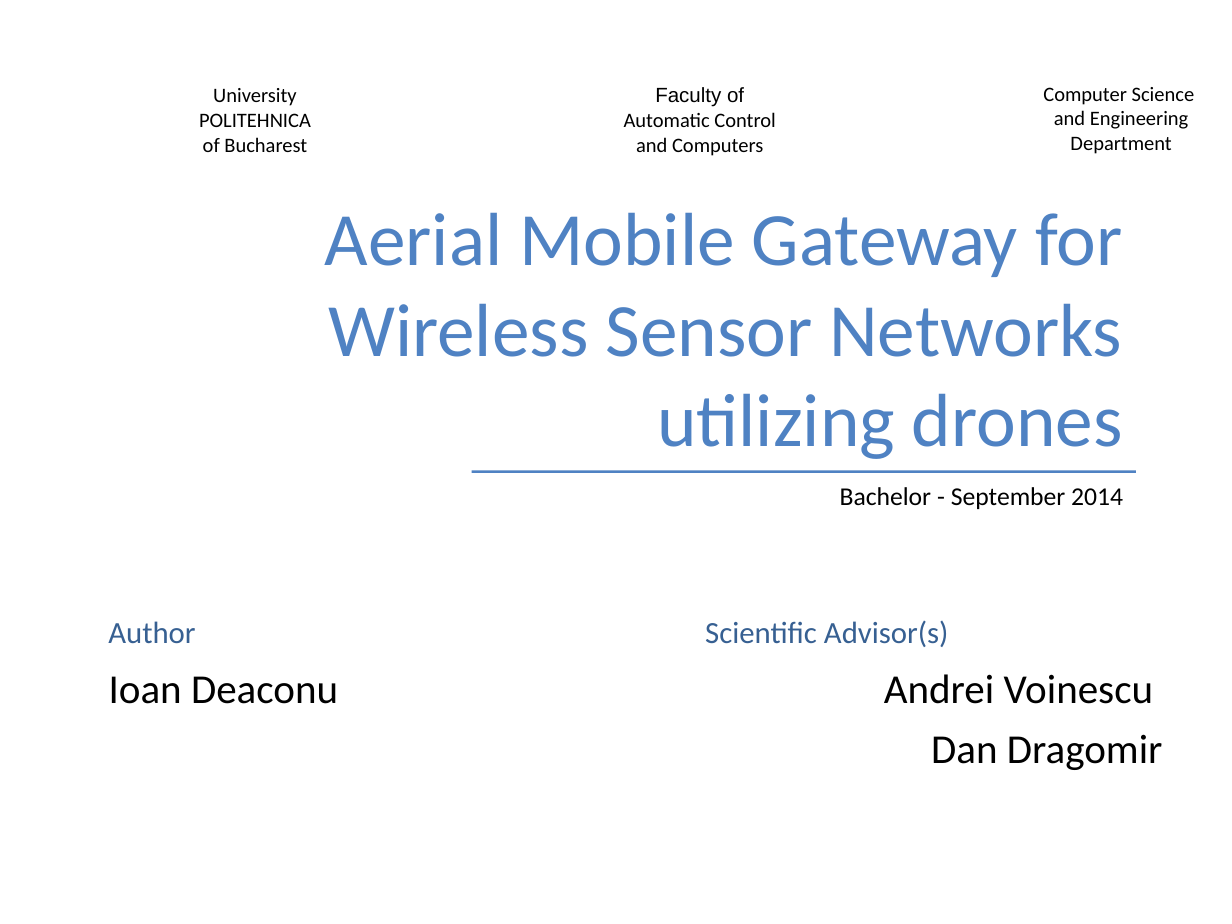
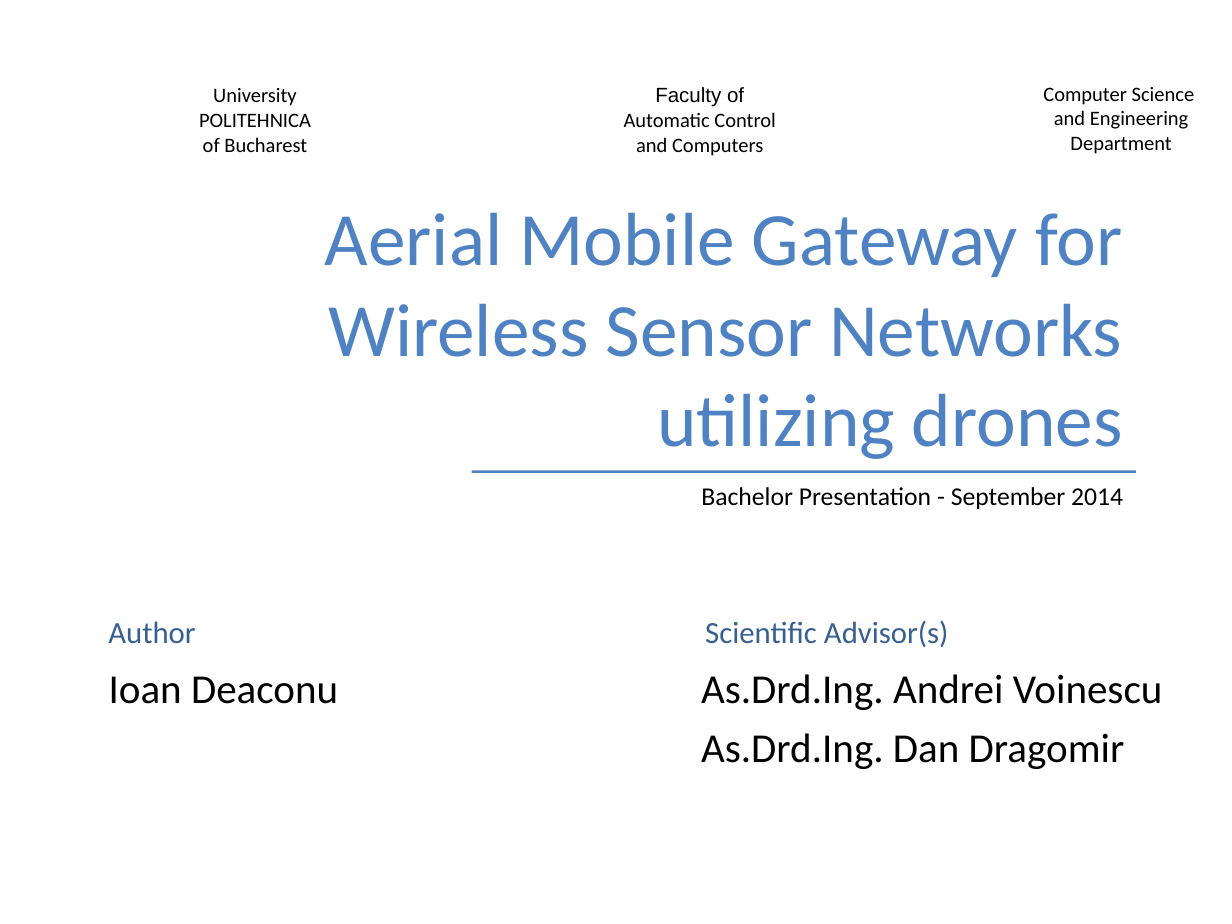
Before and after one commit to TudorVisan/Diploma, a slide deck: slide 1 of ioan.deaconu/prez/bachelor-september.ppt. Drawn at 1232x924 pixels with LibreOffice and Linux fonts; fonts in the diff are those of the drawing; background and template pictures are left out. Boxes give left, top, right and bottom in pixels: in the first picture for what was removed or moved away, otherwise in the second. Text is boxed around its words. In the diff, an @@ line names an element or a change of style, - is before the commit and + after.

```diff
--- a/ioan.deaconu/prez/bachelor-september.ppt
+++ b/ioan.deaconu/prez/bachelor-september.ppt
@@ text at (701, 487, 1123, 509): text changed @@
-Bachelor - September 2014
+Bachelor Presentation - September 2014
@@ text at (701, 674, 1163, 769): text changed @@
-Andrei Voinescu
-Dan Dragomir
+As.Drd.Ing. Andrei Voinescu
+As.Drd.Ing. Dan Dragomir
```
Also in this commit, not shown: 15 other slides changed, 1 slide removed, 1 other file.
